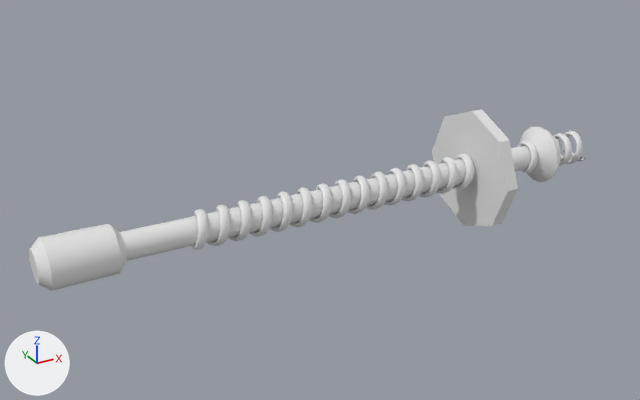
Renders of the FBX model PinballBO/Assets/Art/Models/BillLauncher.fbx from each side of a commit.
One viewpoint serves both versions: a camera (50 mm lens) standing at (-8.67, -10.61, 5.35) and looking at (-2.71, 0.24, -0.07). The axes (+X, +Y, +Z) are drawn at lower left. The lights are the same throughout. Where no turn or scale is listed for an object, it has been applied to the vertices. Vertices at the same position are counted once.

The first picture shows 'Circle', 'Cylinder', 'Launcher', 'Ressort'.
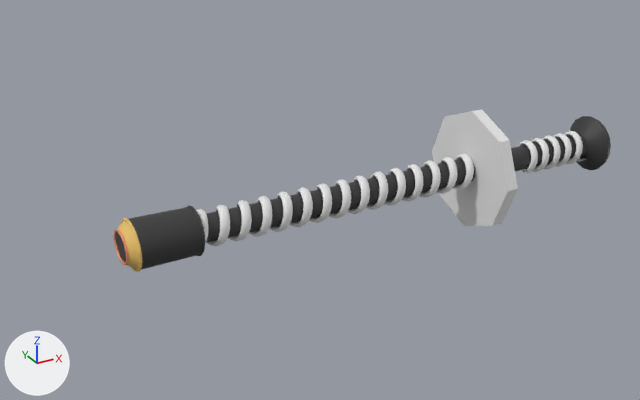
Commit message: MAJ BillLauncher

What differs and where, as boxes [x1, y1, x2, y2] in the pictures (640 x 400 px):
'Launcher', recoloured, moved (white to black)
    before: [29, 127, 560, 291]
    after: [116, 116, 611, 270]
'Neons', added
    after: [114, 205, 205, 272]
    faces in mat_material_001 (orange #e7bf68): [121, 218, 143, 272]
    faces in mat_material_002 (orange #e7906c): [114, 229, 129, 265]
    faces in mat_material (black #363636): [187, 205, 205, 256]
part 1 of me_cylinder_001, recoloured (white to black)
    before: [29, 127, 560, 291]
    after: [116, 116, 611, 270]
part 2 of me_cylinder_001, recoloured
    before: [30, 237, 53, 291]
    after: [118, 221, 139, 270]

Patch to the scene script:
```diff
--- a/PinballBO/Assets/Art/Models/BillLauncher.fbx.py
+++ b/PinballBO/Assets/Art/Models/BillLauncher.fbx.py
@@ mat_material_001 @@
+mat_material_001 = principled_material('Material.001')
+mat_material_001.base_color = (0.8, 0.522, 0.14)  # orange #e7bf69
@@ mat_material @@
+mat_material = principled_material('Material')
+mat_material.base_color = (0.0374, 0.0374, 0.0374)  # black #363636
@@ mat_material_002 @@
+mat_material_002 = principled_material('Material.002')
+mat_material_002.base_color = (0.8, 0.28, 0.151)  # orange #e7906c
@@ me_cylinder_001 @@
 me_cylinder_001.from_pydata(...)  # 120 vertices, 104 faces; spans x -4.7..3.78, y -0.48..0.49, z -0.48..0.48
 # used by ob_launcher; location = (-2.33, 0.0, 0.0)
+# me_cylinder_001 part 1: 87 of the faces centred in x -4.7..3.78, y -0.46..0.45, z -0.46..0.46 switch from no material to mat_material (black #363636)
+# me_cylinder_001 part 2: all 17 faces centred in x -4.63, y -0.33..0.33, z -0.28..0.28 switch from no material to mat_material_001 (orange #e7bf68)
@@ me_launcher_001 @@
+me_launcher_001.from_pydata(...)  # 612 vertices, 612 faces; spans x -4.717..-3.637, y -0.42..0.427, z -0.362..0.362
+# faces by material slot: [204, 204, 204]
+me_launcher_001.materials.append(mat_material)  # black #363636
+me_launcher_001.materials.append(mat_material_001)  # orange #e7bf69
+me_launcher_001.materials.append(mat_material_002)  # orange #e7906c
@@ ob_launcher @@
 ob_launcher = bpy.data.objects.new('Launcher', me_cylinder_001)
-ob_launcher.location = (-2.33, 0.0, 0.0)
+ob_launcher.location = (-1.18, 0.0, 0.0)
@@ ob_neons @@
+ob_neons = bpy.data.objects.new('Neons', me_launcher_001)
+ob_neons.location = (-1.18, 0.0, 0.0)
```
